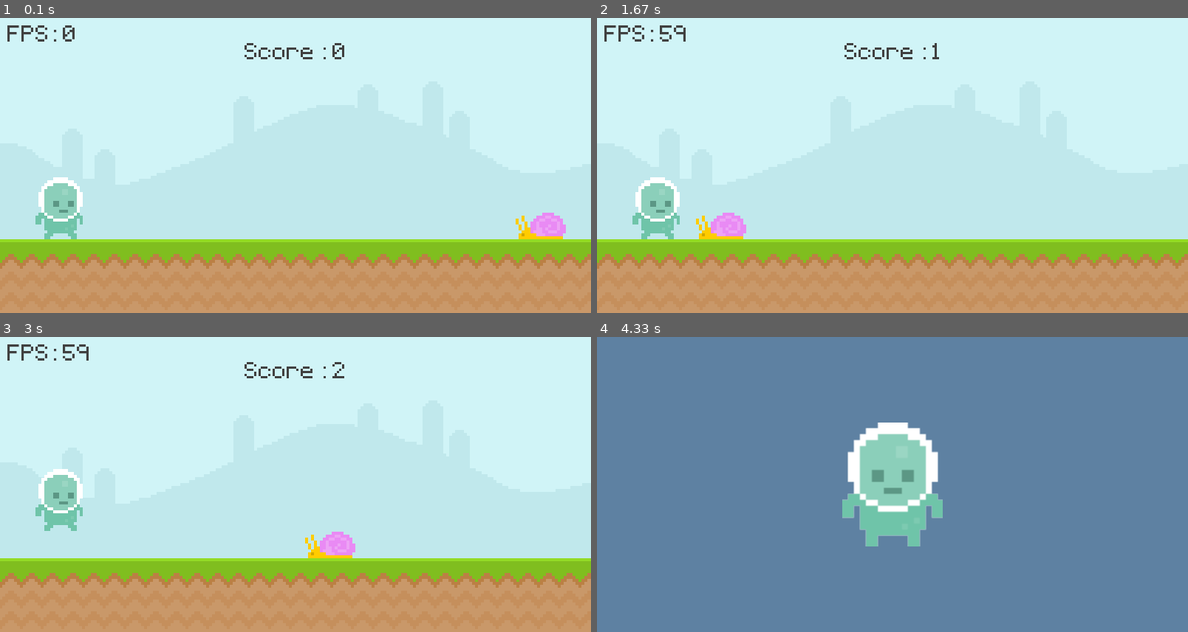
Above: before the commit, frames 1-4 (two rows, left to right).
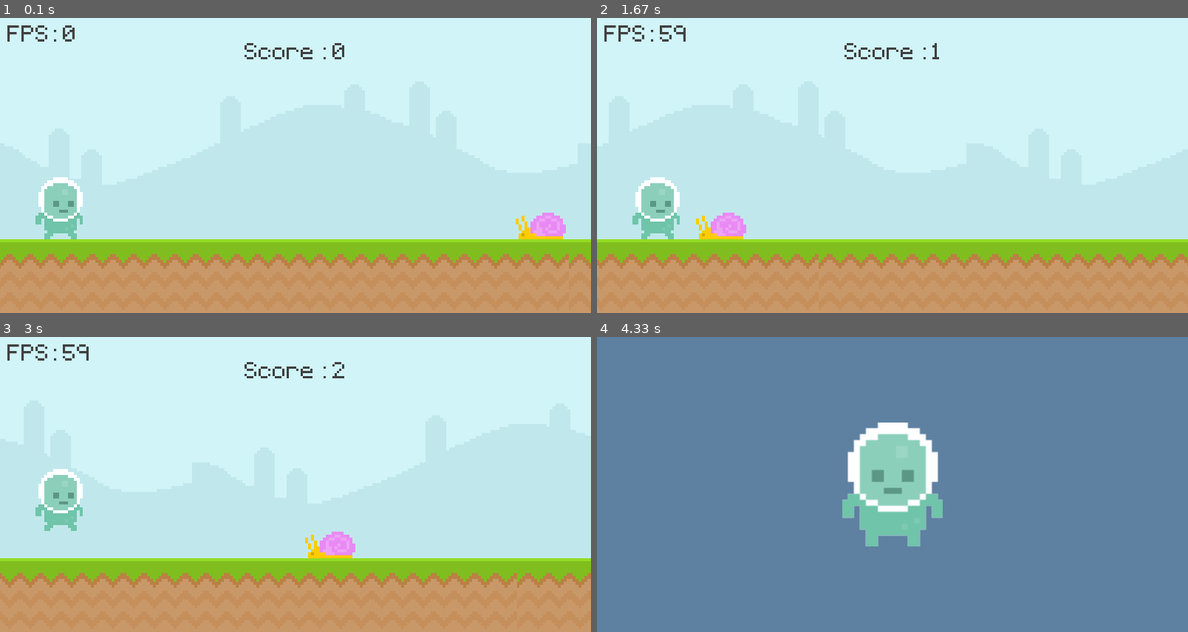
Above: after the commit, the same moments.

Repository: Subhro-ai/runner-pyGame
Game: pygame game, started from game.py
The game is run twice, just before and just after one commit, with the same random seed, the same clock (stepped at 60 frames per second) and the same inputs.
Inputs (mouse positions are in pixels of both pictures, inside the frame that each line leads up to):
- Up to frame 1 (0.1 s): no input
- Up to frame 2 (1.67 s): click (656, 206) at 0.38 s
- Up to frame 3 (3 s): tap Space at 1.67, 2.07, 2.37, 2.9 s
- Up to frame 4 (4.33 s): tap Space at 3.2 s

The runs differ from the first frame. In frame 1, 0.9% of the frame differs, in the area x 0-100%, y 80-85%; in frame 2, 2.4%; in frame 3, 2.8%, in the area x 0-88%, y 80-85%; in frame 4, nothing differs.

Commit message:
moving sky and background

Diff:
--- /dev/null
+++ b/demo.py
@@ -0,0 +1,55 @@
+import pygame
+import sys
+
+# Initialize Pygame
+pygame.init()
+
+# Constants
+WIDTH, HEIGHT = 800, 600
+FPS = 60
+BG_SPEED = 5  # Adjust this value to change scrolling speed
+
+# Colors
+WHITE = (255, 255, 255)
+
+# Create the screen
+screen = pygame.display.set_mode((WIDTH, HEIGHT))
+pygame.display.set_caption("Scrolling Background")
+
+# Load background image
+background_image = pygame.image.load("graphics/ground.png")  # Replace with your image path
+
+# Get image width and height
+bg_width = background_image.get_width()
+bg_height = background_image.get_height()
+
+# Initial position of the background
+bg_x = 0
+
+# Clock to control the frame rate
+clock = pygame.time.Clock()
+
+# Main game loop
+while True:
+    for event in pygame.event.get():
+        if event.type == pygame.QUIT:
+            pygame.quit()
+            sys.exit()
+
+    # Update background position
+    bg_x -= BG_SPEED
+
+    # Reset the background position if it goes off-screen
+    if bg_x <= -bg_width:
+        bg_x = 0
+
+    # Draw background
+    screen.fill(WHITE)  # Fill screen with a background color (optional)
+    screen.blit(background_image, (bg_x, 0))
+    screen.blit(background_image, (bg_x + bg_width, 0))
+
+    # Update the display
+    pygame.display.flip()
+
+    # Cap the frame rate
+    clock.tick(FPS)
--- a/game.py
+++ b/game.py
@@ -30,6 +30,14 @@
 
 sky_surface = pygame.image.load('graphics/Sky.png').convert()
 ground_surface = pygame.image.load('graphics/ground.png').convert()
+BGSPEED = 5
+SKYSPEED = 3
+bgWidth = ground_surface.get_width()
+bgHeight = ground_surface.get_height()
+bg_x = 0
+sky_x = 0
+skyWidth = sky_surface.get_width()
+skyHeight = sky_surface.get_height()
 
 
 
@@ -74,8 +82,17 @@
 
 
     if game_active:
-        screen.blit(sky_surface,(0,0))
-        screen.blit(ground_surface,(0,300))
+        bg_x -= BGSPEED
+        sky_x -= SKYSPEED
+
+        if (bg_x <= -bgWidth):
+            bg_x = 0
+        if (sky_x <= -skyWidth):
+            sky_x = 0
+        screen.blit(sky_surface,(sky_x,0))
+        screen.blit(sky_surface,(sky_x + skyWidth,0))
+        screen.blit(ground_surface,(bg_x,300))
+        screen.blit(ground_surface,(bg_x + bgWidth,300))
         # pygame.draw.rect(screen, '#c0e8ec', score_rect)
         # pygame.draw.rect(screen, '#c0e8ec', score_rect, 10)
         # screen.blit(text_surface, text_rect)
